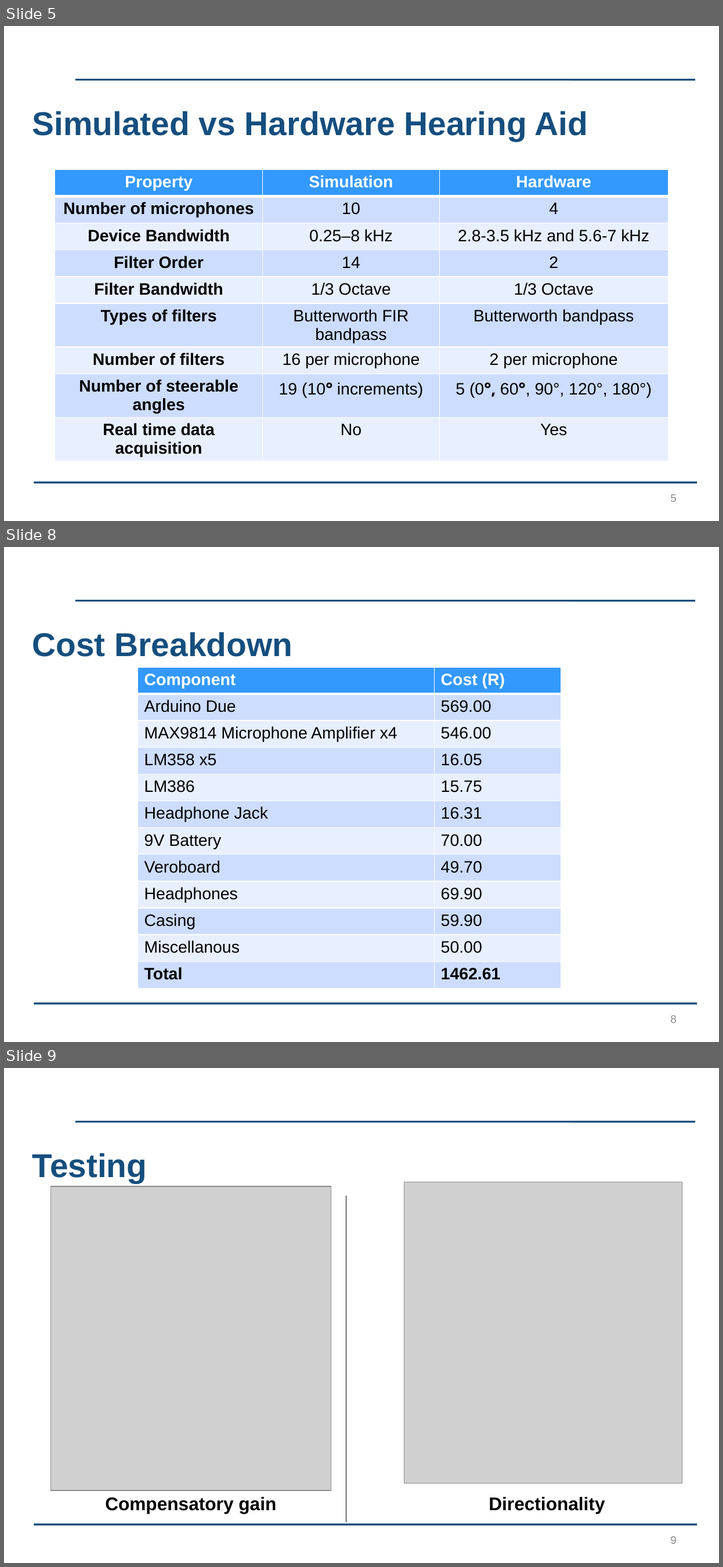
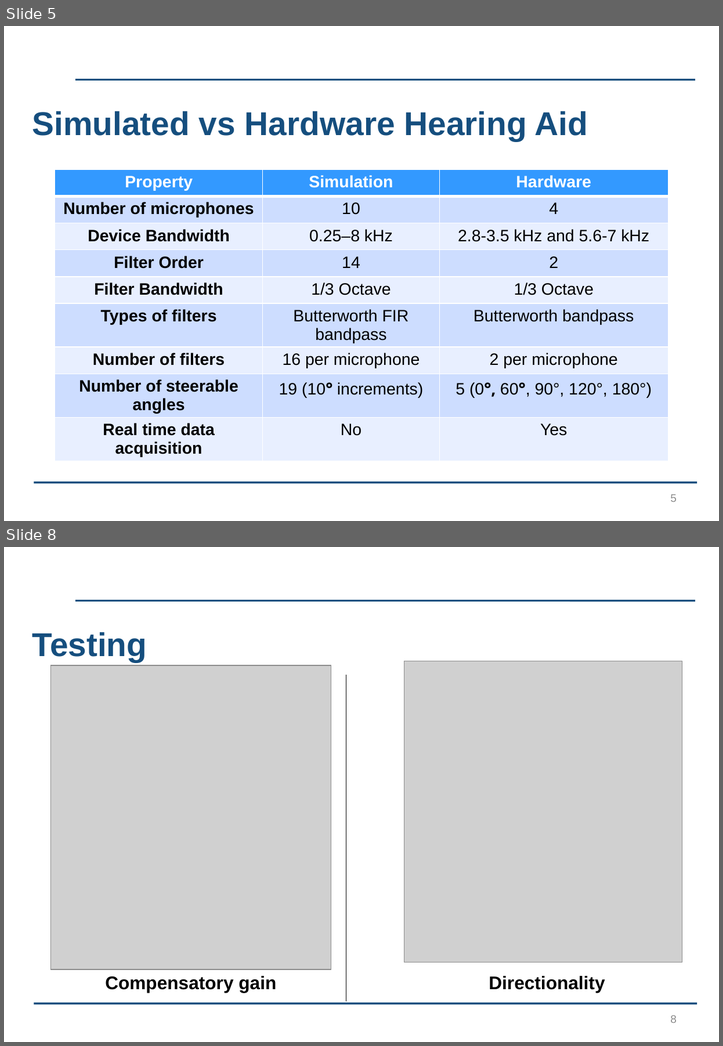
Before and after one commit to kayjayB/I_cant_hear_you, a slide deck: Presentation/Lab Project Presentation.pptx. Shown one above the other, each under a label of ours: slides 5, 8 and 9 before the commit, slides 5 and 8 after it; the slides between them are not shown. The pictures are 723x1567 and 723x1046 pixels, drawn with LibreOffice and Linux fonts; fonts in the diff are those of the drawing; grey boxes stand for pictures; background and template pictures are left out. Boxes give left, top, right and bottom in pixels: in the first picture for what was removed or moved away, otherwise in the second. Text is boxed around its words. In the diff, an @@ line names an element or a change of style, - is before the commit and + after.

```diff
--- a/Presentation/Lab Project Presentation.pptx
+++ b/Presentation/Lab Project Presentation.pptx
@@ slide 8 removed at (4,547,719,1042), background #FFFFFF; not listed: 2 template elements that a slide beside it also shows @@
@@ title removed at (32,632,292,657) @@
-Cost Breakdown
@@ table removed at (138,667,561,988), 12 rows, 2 columns @@
-Component | Cost (R)
-Arduino Due | 569.00
-MAX9814 Microphone Amplifier x4 | 546.00
-LM358 x5 | 16.05
-LM386 | 15.75
-Headphone Jack | 16.31
-9V Battery | 70.00
-Veroboard | 49.70
-Headphones | 69.90
-Casing | 59.90
-Miscellanous | 50.00
-Total | 1462.61
@@ page number removed at (670,1015,676,1023) @@
-8
@@ what was slide 9 is now slide 8 @@
@@ page number at (670,1015,676,1023): text changed @@
-9
+8
```
Also in this commit, not shown: 11 slides changed, 1 other file.
